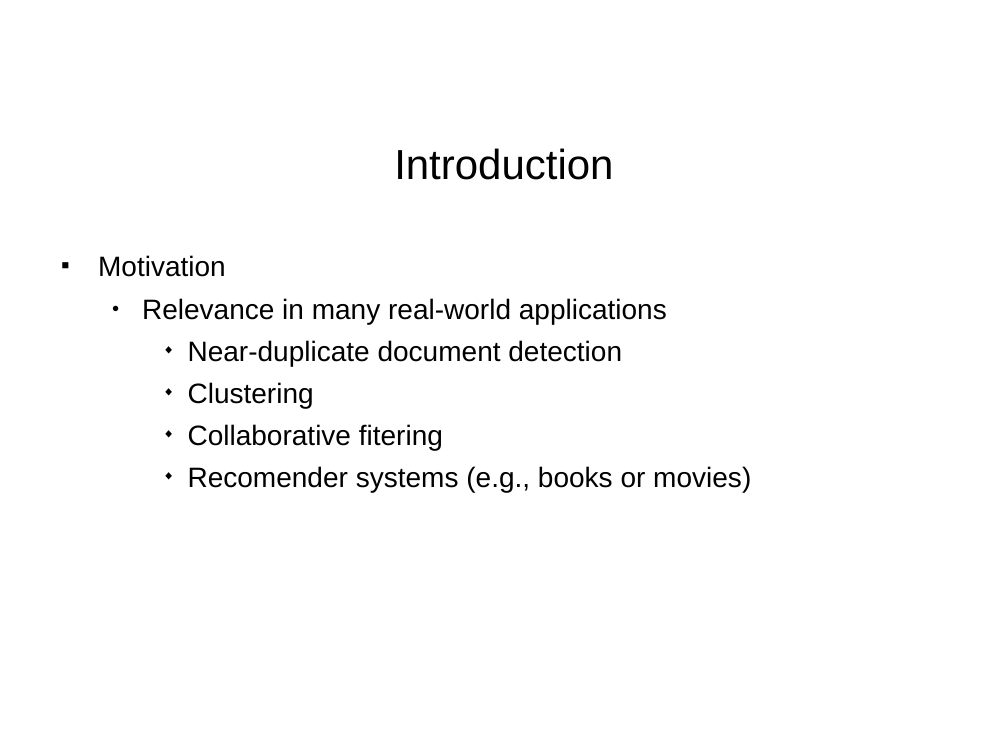
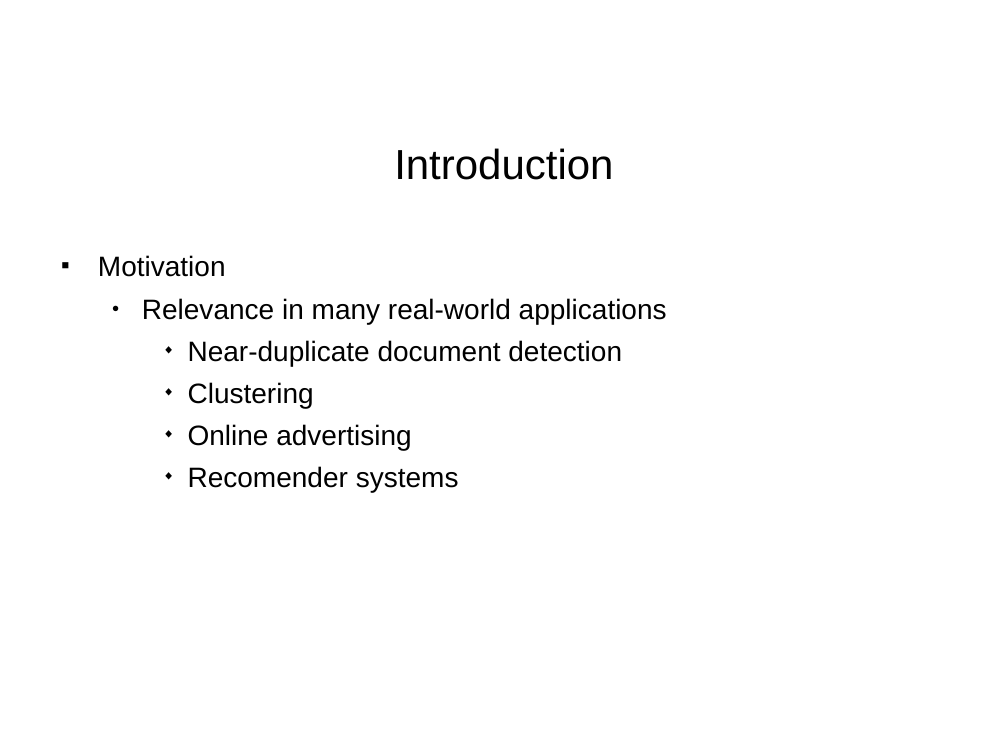
Before and after one commit to paulohq/apresentacao-L2KNNG, a slide deck: slide 6 of apresentacao-L2KNNG.ppt (slide 5 before the commit). Drawn at 1008x756 pixels with LibreOffice and Linux fonts; fonts in the diff are those of the drawing; background and template pictures are left out. Boxes give left, top, right and bottom in pixels: in the first picture for what was removed or moved away, otherwise in the second. Text is boxed around its words. In the diff, an @@ line names an element or a change of style, - is before the commit and + after.

```diff
--- a/apresentacao-L2KNNG.ppt
+++ b/apresentacao-L2KNNG.ppt
@@ text at box(188, 424, 459, 492): text changed @@
-    ◆ Collaborative fitering
-    ◆ Recomender systems (e.g., books or movies)
+    ◆ Online advertising
+    ◆ Recomender systems
```
Also in this commit, not shown: 5 other slides changed, 7 slides added, 5 slides removed, 2 other files.
